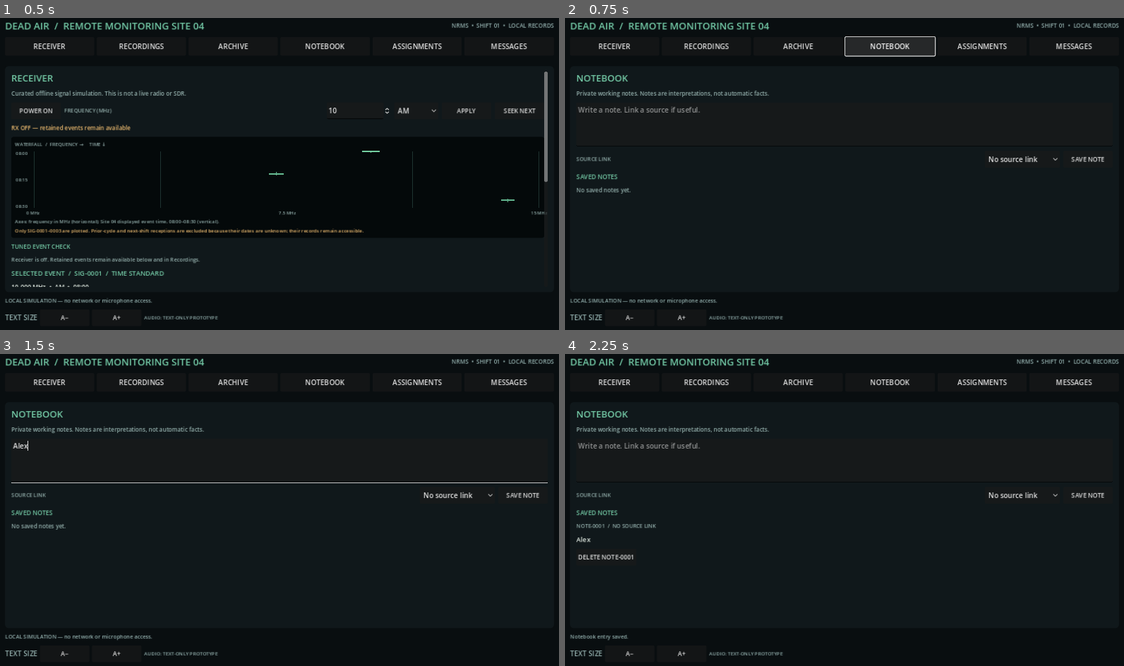
Above: before the commit, frames 1-4 (two rows, left to right).
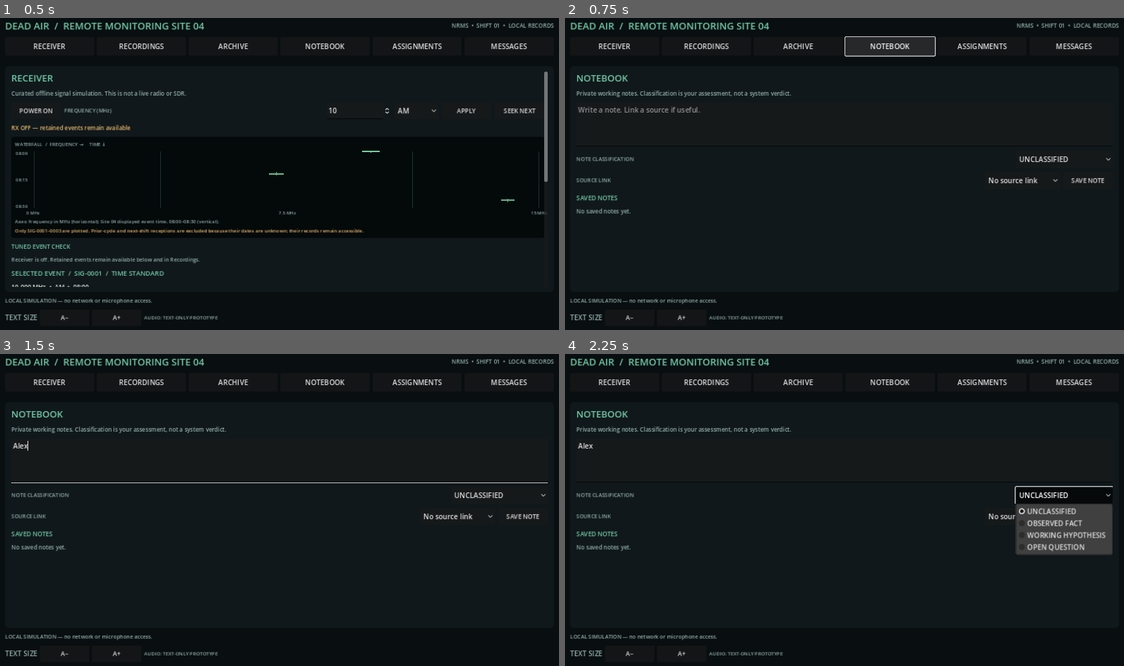
Above: after the commit, the same moments.

Repository: nuentoter/dead-air
Game: Godot game, scene res://scenes/main.tscn
Two runs of this game, one before a commit and one after it. Both use one fixed random seed, a clock stepped at 60 frames per second and the inputs below.
Inputs (mouse positions are in pixels of both pictures, inside the frame that each line leads up to):
- Up to frame 1 (0.5 s): no input
- Up to frame 2 (0.75 s): click "NOTEBOOK" at 0.5 s
- Up to frame 3 (1.5 s): click (279, 460) at 1.27 s; type "Alex" at 1.35 s
- Up to frame 4 (2.25 s): click (1062, 494) at 2 s, where only the run after the commit has a clickable "UNCLASSIFIED"

Frame 1 is identical in both runs. In frame 2, 1.2% of the frame differs, in the area x 2-98%, y 23-64%; in frame 3, 1.2%; in frame 4, 4.6%, in the area x 1-98%, y 23-92%.

Commit message:
Classify notebook notes without deciding their truth

Diff:
--- a/scripts/game_state.gd
+++ b/scripts/game_state.gd
@@ -45,6 +45,7 @@
 		"next_note_id": 1,
 		"next_report_id": 1,
 		"note_draft": "",
+		"note_draft_classification": "UNCLASSIFIED",
 		"report_draft": "The retained records establish a repeated identifier and conflicting chronology. The available material does not establish a common transmitter or explain the source-clock difference.",
 		"report_recommendation": "Retain records and request clock/source documentation.",
 		"report_source_ids": ["SIG-0004", "SIG-0005", "M-02", "M-05", "M-07", "M-08", "M-09"]
@@ -74,7 +75,7 @@
 		"inspected_event_ids": [], "recorded_event_ids": [], "documents_read": [], "notes": [], "reports": [],
 		"assignments": {}, "messages_seen": [], "settings": {"text_scale": 1.0, "audio_enabled": false},
 		"event_log": [], "next_note_id": 1, "next_report_id": 1,
-		"note_draft": "", "report_draft": "The retained records establish a repeated identifier and conflicting chronology. The available material does not establish a common transmitter or explain the source-clock difference.",
+		"note_draft": "", "note_draft_classification": "UNCLASSIFIED", "report_draft": "The retained records establish a repeated identifier and conflicting chronology. The available material does not establish a common transmitter or explain the source-clock difference.",
 		"report_recommendation": "Retain records and request clock/source documentation.",
 		"report_source_ids": ["SIG-0004", "SIG-0005", "M-02", "M-05", "M-07", "M-08", "M-09"]
 	}
@@ -162,13 +163,13 @@
 		log_event("Manual recording created for " + event_id + ". Automatic retention remains a separate provenance state.")
 	save_game()
 
-func add_note(text_value: String, source_id: String = "") -> void:
+func add_note(text_value: String, source_id: String = "", classification: String = "UNCLASSIFIED") -> void:
 	var trimmed := text_value.strip_edges()
 	if trimmed.is_empty():
 		return
 	var note_id := "NOTE-%04d" % int(data["next_note_id"])
 	data["next_note_id"] = int(data["next_note_id"]) + 1
-	data["notes"].append({"id": note_id, "text": trimmed, "source_id": source_id, "created_order": data["notes"].size() + 1})
+	data["notes"].append({"id": note_id, "text": trimmed, "source_id": source_id, "classification": classification, "created_order": data["notes"].size() + 1})
 	log_event("Notebook entry added: " + note_id)
 	save_game()
 
--- a/scripts/main.gd
+++ b/scripts/main.gd
@@ -67,6 +67,7 @@
 var archive_query := ""
 var archive_search_input: LineEdit
 var note_source_select: OptionButton
+var note_class_select: OptionButton
 var report_editor: TextEdit
 var note_editor: TextEdit
 var recommendation_select: OptionButton
@@ -571,7 +572,7 @@
 	return true
 
 func _draw_notebook() -> void:
-	_heading("NOTEBOOK", "Private working notes. Notes are interpretations, not automatic facts.")
+	_heading("NOTEBOOK", "Private working notes. Classification is your assessment, not a system verdict.")
 	note_editor = TextEdit.new()
 	note_editor.placeholder_text = "Write a note. Link a source if useful."
 	note_editor.text = String(game.data.get("note_draft", ""))
@@ -579,6 +580,18 @@
 	note_editor.size_flags_horizontal = Control.SIZE_EXPAND_FILL
 	note_editor.text_changed.connect(_on_note_draft_changed)
 	body.add_child(note_editor)
+	var classification_row := _row()
+	_add_text("NOTE CLASSIFICATION", 12, MUTED, classification_row)
+	note_class_select = OptionButton.new()
+	for classification in ["UNCLASSIFIED", "OBSERVED FACT", "WORKING HYPOTHESIS", "OPEN QUESTION"]:
+		note_class_select.add_item(classification)
+	var saved_classification := String(game.data.get("note_draft_classification", "UNCLASSIFIED"))
+	for class_index in range(note_class_select.item_count):
+		if note_class_select.get_item_text(class_index) == saved_classification:
+			note_class_select.select(class_index)
+	note_class_select.item_selected.connect(_on_note_classification_selected)
+	note_class_select.custom_minimum_size = Vector2(220, 38)
+	classification_row.add_child(note_class_select)
 	var source_row := _row()
 	_add_text("SOURCE LINK", 12, MUTED, source_row)
 	note_source_select = OptionButton.new()
@@ -594,7 +607,7 @@
 	for note in game.data.get("notes", []):
 		var note_id := String(note.get("id", ""))
 		var source_id := String(note.get("source_id", ""))
-		_add_text(note_id + (("  /  SOURCE: " + source_id) if not source_id.is_empty() else "  /  NO SOURCE LINK"), 12, MUTED)
+		_add_text(note_id + "  /  " + String(note.get("classification", "UNCLASSIFIED")) + (("  /  SOURCE: " + source_id) if not source_id.is_empty() else "  /  NO SOURCE LINK"), 12, MUTED)
 		_add_text(String(note.get("text", "")), 15, TEXT)
 		if not source_id.is_empty():
 			var source_title := _source_display_title(source_id)
@@ -608,11 +621,18 @@
 		source_id = note_source_select.get_item_text(note_source_select.selected)
 	if note_editor == null:
 		return
-	game.add_note(note_editor.text, source_id)
+	game.add_note(note_editor.text, source_id, String(game.data.get("note_draft_classification", "UNCLASSIFIED")))
 	game.data["note_draft"] = ""
+	game.data["note_draft_classification"] = "UNCLASSIFIED"
 	game.save_game()
 	status_message = "Notebook entry saved."
 	_refresh()
+
+func _on_note_classification_selected(index: int) -> void:
+	if note_class_select == null:
+		return
+	game.data["note_draft_classification"] = note_class_select.get_item_text(index)
+	game.save_game()
 
 func _on_note_draft_changed() -> void:
 	if note_editor != null:
--- a/tests/ui_flow_test.gd
+++ b/tests/ui_flow_test.gd
@@ -83,8 +83,19 @@
 	instance.call("_open_related_record", "M-07")
 	if not _expect(String(instance.get("selected_document_id")) == "M-07", "Opening an archive relationship did not select the linked record."):
 		return
-	game.add_note("Notebook interpretation: repeated sequence may indicate a shared source; this is not confirmed.", "M-07")
 	instance.call("_on_nav_pressed", "Notebook")
+	await process_frame
+	var note_editor = instance.get("note_editor") as TextEdit
+	var note_source_select = instance.get("note_source_select") as OptionButton
+	var note_class_select = instance.get("note_class_select") as OptionButton
+	if not _expect(note_editor != null and note_source_select != null and note_class_select != null, "Notebook note editor, source selector, or classification selector was not built."):
+		return
+	note_editor.text = "Notebook interpretation: repeated sequence may indicate a shared source; this is not confirmed."
+	note_source_select.select(6)
+	note_class_select.select(2)
+	instance.call("_on_note_classification_selected", 2)
+	instance.call("_on_note_draft_changed")
+	instance.call("_save_note_from_ui")
 	await process_frame
 	if not _expect(_tree_contains_text(instance, "Evidence reference: " + String(instance.call("_source_display_title", "M-07"))), "Notebook did not show a readable title for the linked source."):
 		return
@@ -96,6 +107,10 @@
 	if not _expect(String(instance.get("selected_document_id")) == "M-07", "Opening a notebook source did not select its linked document."):
 		return
 	if not _expect(String(game.data["notes"][-1].get("text", "")).contains("not confirmed"), "Opening a source altered the notebook interpretation."):
+		return
+	if not _expect(String(game.data["notes"][-1].get("classification", "")) == "WORKING HYPOTHESIS", "Notebook classification was not persisted with the note."):
+		return
+	if not _expect(_tree_contains_text(instance, "WORKING HYPOTHESIS"), "Saved note did not display its selected classification."):
 		return
 	print("DEAD AIR UI flow test passed: report submission/history/citations and notebook source labels/navigation with interpretation preserved.")
 	quit(0)
Not shown, changed: README.md
Not shown, changed: docs/IMPLEMENTATION_STATUS.md
